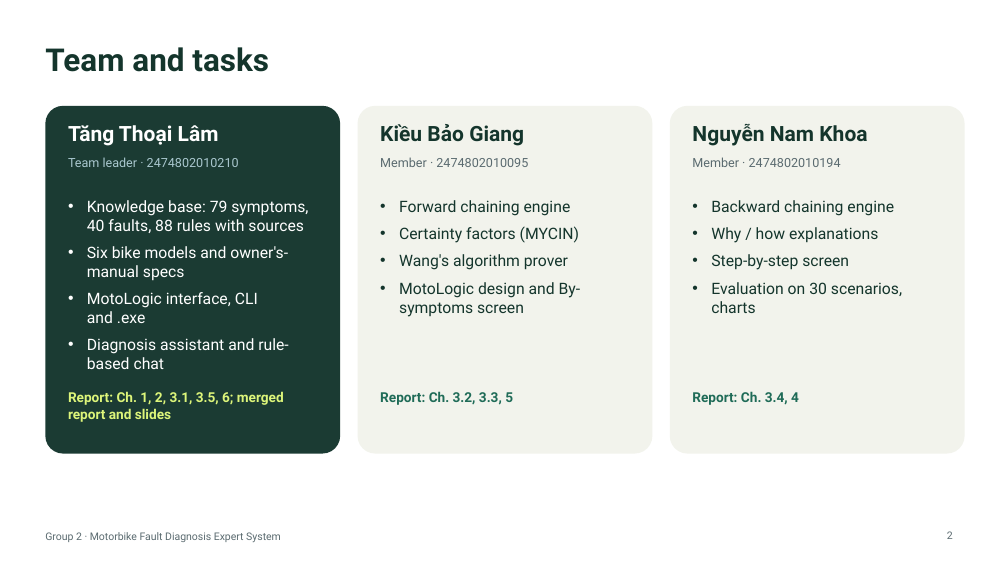
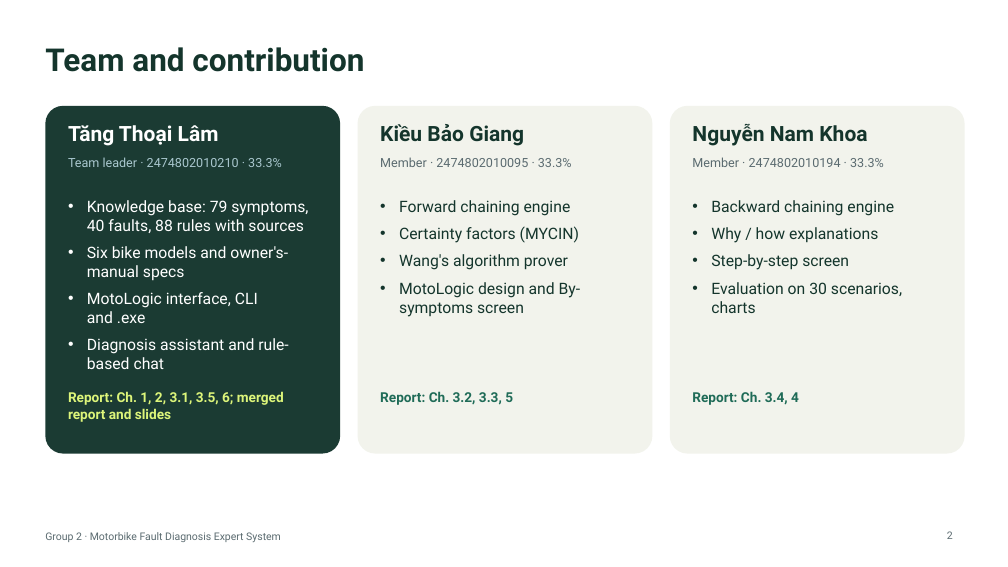
Before and after one commit to noway165/72ITAI30103_Team2_Motorbike_Expert_System, a slide deck: slide 2 of docs/slides/Group2_Presentation.pptx. Drawn at 1008x567 pixels with LibreOffice and Linux fonts; fonts in the diff are those of the drawing. Boxes give left, top, right and bottom in pixels: in the first picture for what was removed or moved away, otherwise in the second. Text is boxed around its words. In the diff, an @@ line names an element or a change of style, - is before the commit and + after.

Commit message:
Team Contribution page after the Commitment (tasks, 33.3% each) and on the Team slide; table columns at least as wide as their longest word

```diff
--- a/docs/slides/Group2_Presentation.pptx
+++ b/docs/slides/Group2_Presentation.pptx
@@ title at <box>45,47,364,72</box>: text changed @@
-Team and tasks
+Team and contribution
@@ text at <box>68,157,282,167</box>: text changed @@
-Team leader · 2474802010210
+Team leader · 2474802010210 · 33.3%
@@ text at <box>380,157,572,167</box>: text changed @@
-Member · 2474802010095
+Member · 2474802010095 · 33.3%
@@ text at <box>692,157,884,167</box>: text changed @@
-Member · 2474802010194
+Member · 2474802010194 · 33.3%
```
Also in this commit, not shown: 4 other files.
